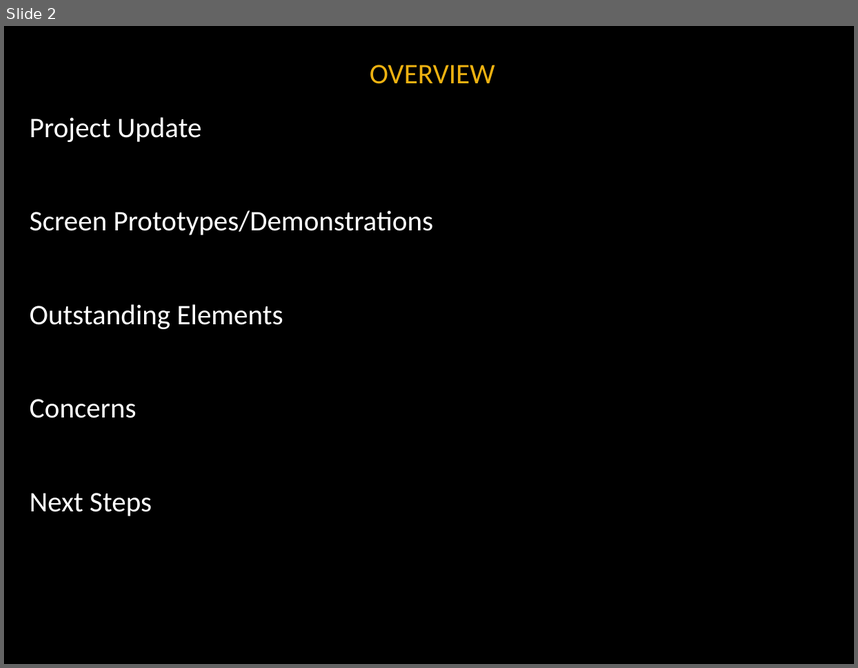
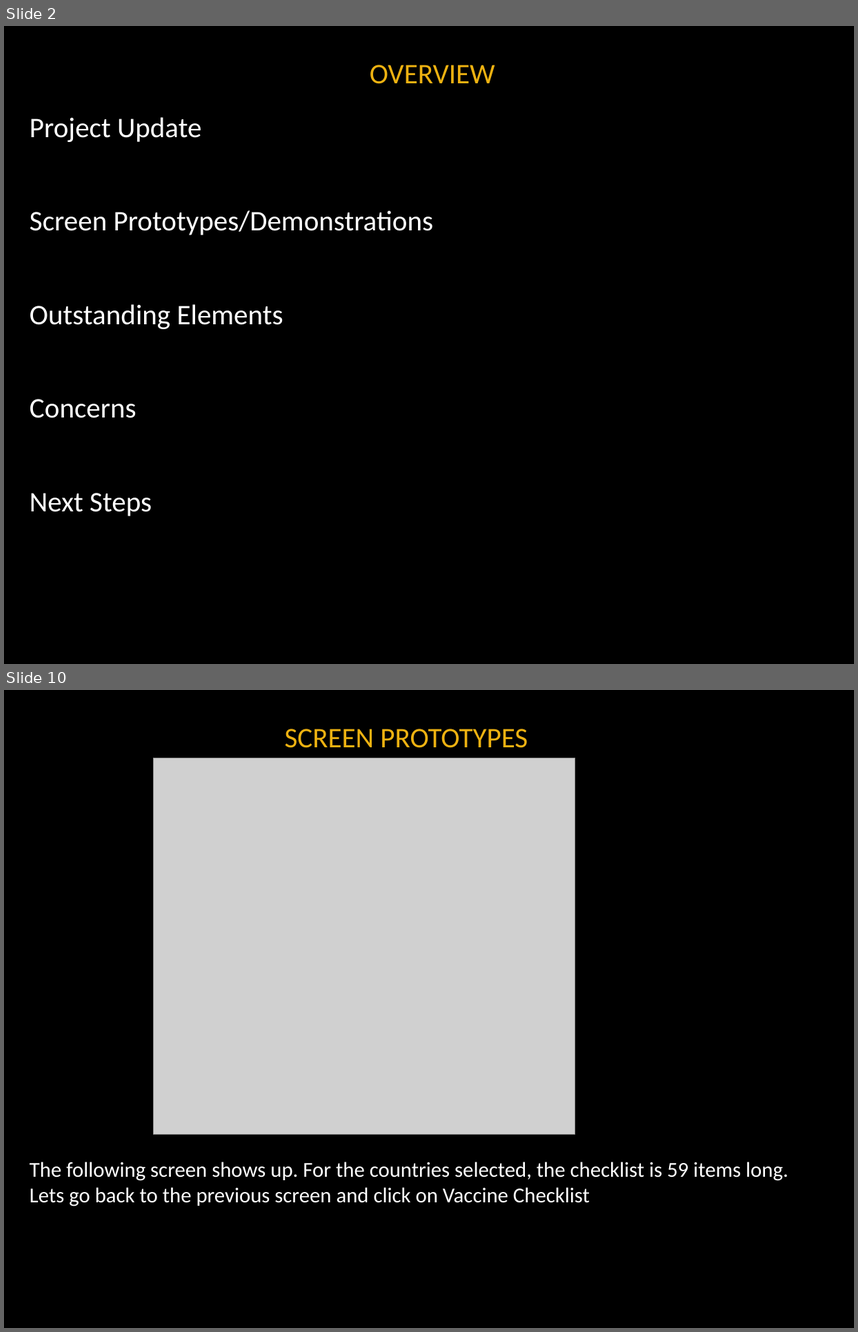
Before and after one commit to noanadler/RockStars, a slide deck: Deliverable3/Presentation/Rock_Stars_Presentation.pptx. Shown one above the other, each under a label of ours: slide 2 before the commit, slides 2 and 10 after it; the slides between them are not shown. The pictures are 858x668 and 858x1332 pixels, drawn with LibreOffice and Linux fonts; fonts in the diff are those of the drawing; grey boxes stand for pictures; background and template pictures are left out. Boxes give left, top, right and bottom in pixels: in the first picture for what was removed or moved away, otherwise in the second. Text is boxed around its words. In the diff, an @@ line names an element or a change of style, - is before the commit and + after.

```diff
--- a/Deliverable3/Presentation/Rock_Stars_Presentation.pptx
+++ b/Deliverable3/Presentation/Rock_Stars_Presentation.pptx
@@ slide 10 added at <box>4,690,854,1328</box>, background #000000 @@
@@ title added at <box>285,729,528,748</box>, 24 pt, text #EEB211 @@
+SCREEN PROTOTYPES
@@ picture added at <box>154,758,575,1134</box> @@
@@ text added at <box>30,1161,789,1206</box>, 18 pt, text #FFFFFF @@
+The following screen shows up. For the countries selected, the checklist is 59 items long. Lets go back to the previous screen and click on Vaccine Checklist
```
Also in this commit, not shown: 8 slides changed, 7 other slides added, 4 slides removed.
